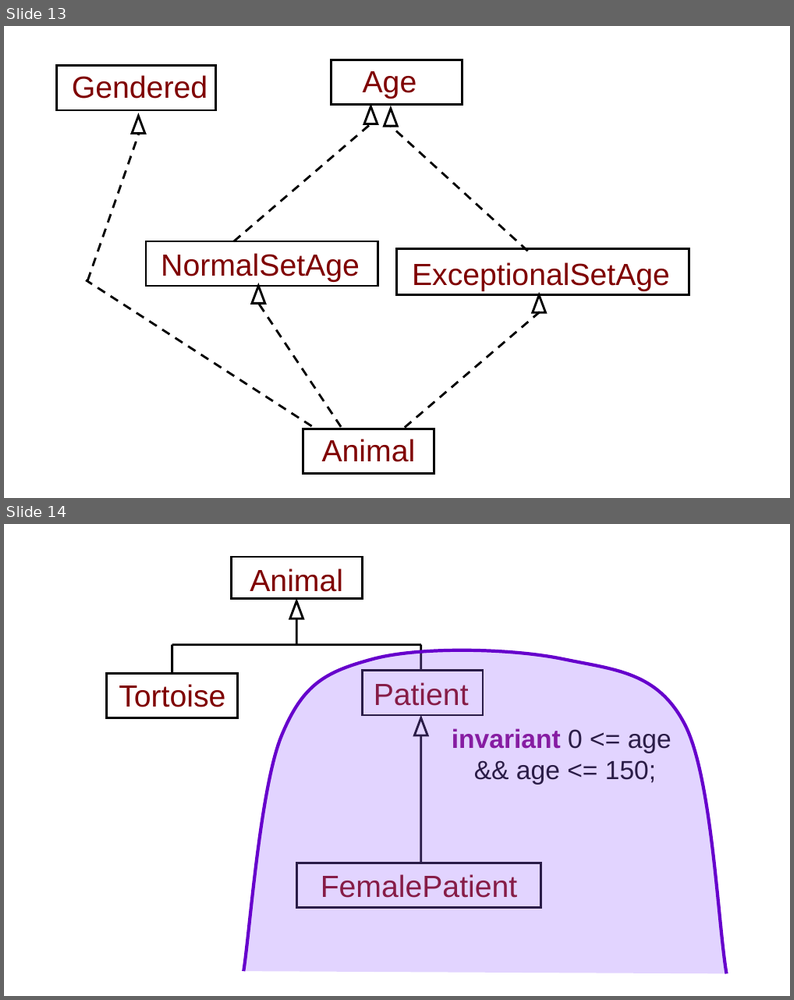
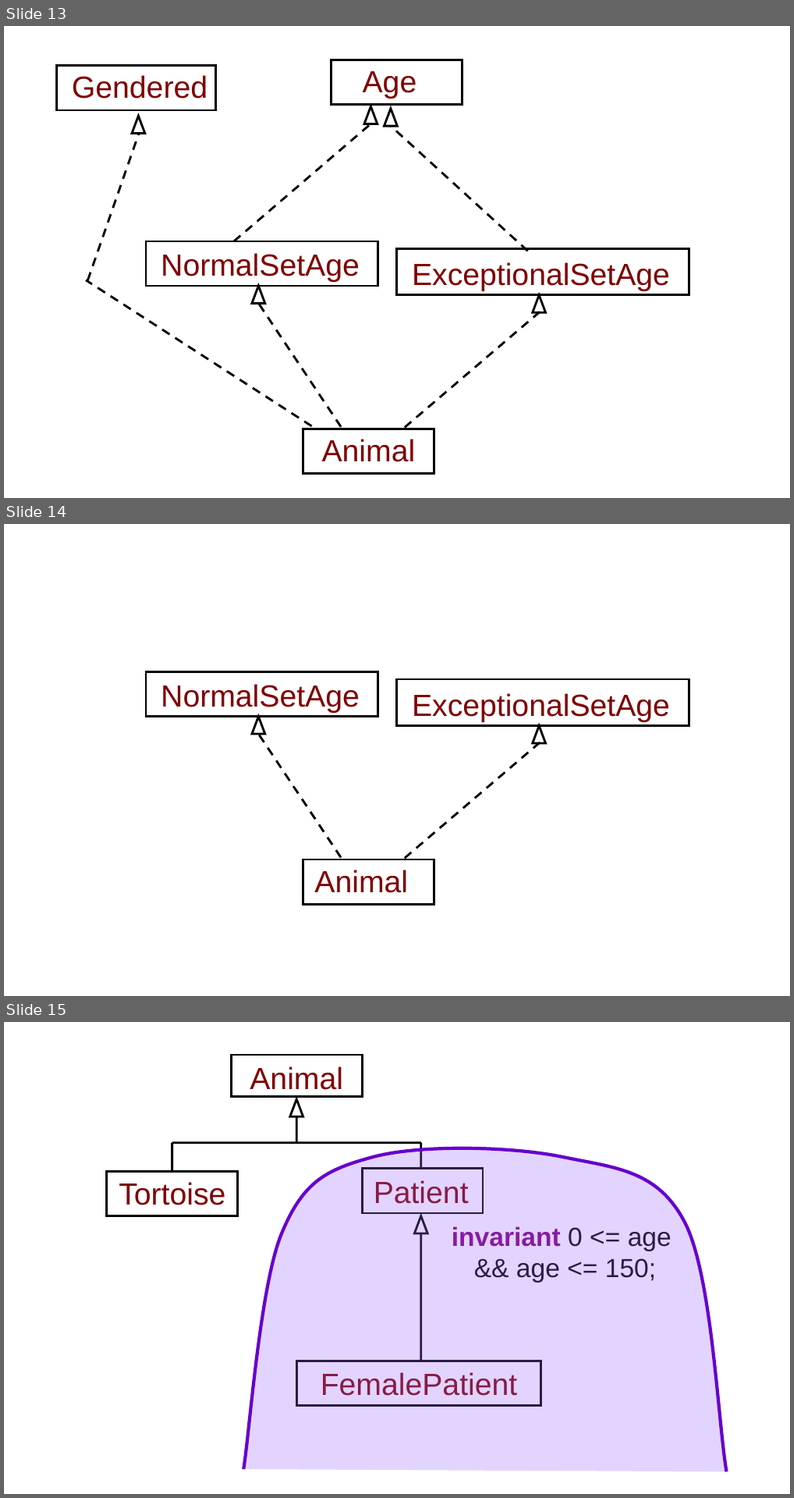
Before and after one commit to kiniry/Mobius, a slide deck: src/escjava/trunk/ESCTools/slides/CAV2007Tutorial/new-diagrams.ppt. Shown one above the other, each under a label of ours: slides 13 and 14 before the commit, slides 13, 14 and 15 after it. The pictures are 794x1000 and 794x1498 pixels, drawn with LibreOffice and Linux fonts; fonts in the diff are those of the drawing. Boxes give left, top, right and bottom in pixels: in the first picture for what was removed or moved away, otherwise in the second. Text is boxed around its words. In the diff, an @@ line names an element or a change of style, - is before the commit and + after.

```diff
--- a/src/escjava/trunk/ESCTools/slides/CAV2007Tutorial/new-diagrams.ppt
+++ b/src/escjava/trunk/ESCTools/slides/CAV2007Tutorial/new-diagrams.ppt
@@ slide 14 added at [4,524,790,996], background #FFFFFF @@
@@ rectangle added at [146,672,378,716], outline #000000 2.01 pt @@
@@ text added at [161,684,360,713], 28 pt, text #7F0000 @@
+NormalSetAge
@@ rectangle added at [396,679,689,725], outline #000000 2.01 pt @@
@@ text added at [412,693,670,722], 28 pt, text #7F0000 @@
+ExceptionalSetAge
@@ triangle added at [252,717,265,734], outline #000000 2.01 pt @@
@@ line added from (341, 857) to (259, 734), #000000 2.01 pt dashed @@
@@ triangle added at [532,725,546,742], outline #000000 2.01 pt @@
@@ line added from (405, 858) to (540, 742), #000000 2.01 pt dashed @@
@@ rectangle added at [304,859,435,905], outline #000000 2.01 pt @@
@@ text added at [314,870,408,893], 28 pt, text #7F0000 @@
+Animal
@@ what was slide 14 is now slide 15 @@
```
Also in this commit, not shown: 15 slides changed, 2 other slides added, 1 slide removed, 39 other files.
